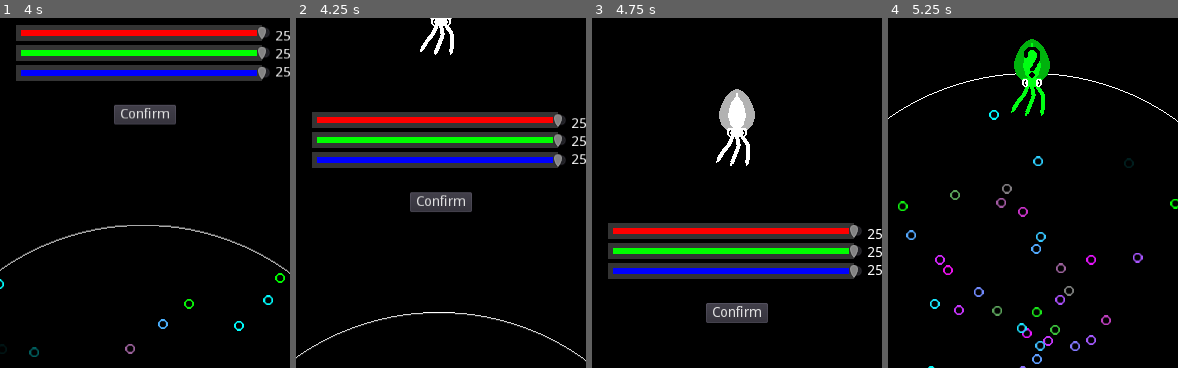
Above: before the commit, frames 1-4 (left to right).
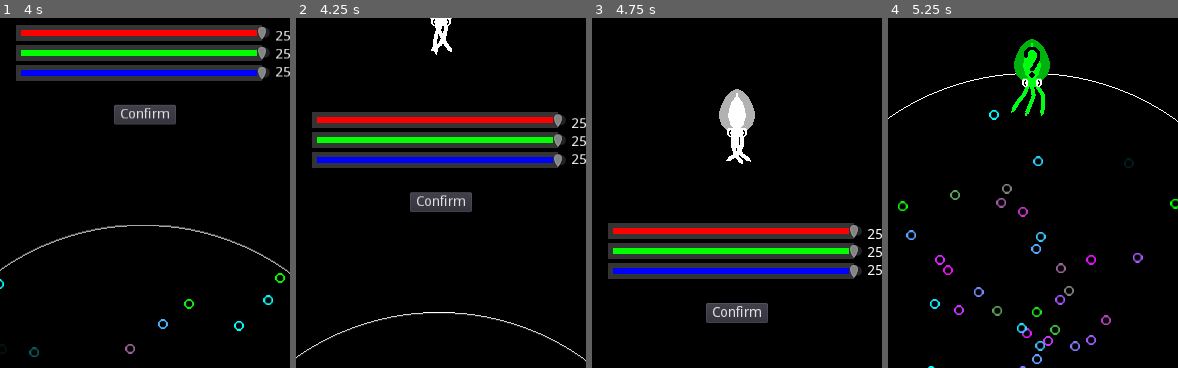
Above: after the commit, the same moments.

Repository: the-alex-g/NetworkedSquidGame
Game: Godot game, scene res://PlayerIntegration/Lobby/Lobby.tscn
Two runs of this game, one before a commit and one after it. Both use one fixed random seed, a clock stepped at 60 frames per second and the inputs below.
Inputs:
- Up to frame 1 (4 s): hold D (clockwise) 0.53-1.28 s; tap A (counterclockwise) at 1.35 s; tap Space (shoot) at 2.1 s; tap D (clockwise) at 2.85 s; click "Host" at 3.5 s
- Up to frame 2 (4.25 s): no input
- Up to frame 3 (4.75 s): click "Confirm" at 4.25 s
- Up to frame 4 (5.25 s): click "Confirm" at 5 s
The pictures show only the part of the screen within x 25-75%, y 6-56%; the shares and areas given below are measured in that part.

Frame 1 is identical in both runs. In frame 2, 0.4% of the frame differs, in the area x 42-55%, y 2-11%; in frame 3, 0.4%, in the area x 42-55%, y 34-43%; in frame 4, nothing differs.

Commit message:
Add score mechanism

Diff:
--- a/project/Game/Player/Player.gd
+++ b/project/Game/Player/Player.gd
@@ -42,6 +42,7 @@
 			var new_blend = current_blend + delta*blend_amount
 			_animation_player.set("parameters/Blend2/blend_amount", new_blend)
 	if is_network_master():
+		$Label.text = str(Global.score[id]) if Global.score.has(id) else "0"
 		var direction := 0.0
 		if Input.is_action_pressed("counterclockwise"):
 			direction -= 1.0
@@ -75,3 +76,8 @@
 	invincible = true
 	$Tween.interpolate_property(self, "alpha_value", null, 0.5, 0.5)
 	$Tween.start()
+
+func _on_Player_area_entered(area):
+	if area is Bullet and not invincible:
+		if area.player_who_shot != id:
+			Global.update_score(id)
--- a/project/Game/Player/Player.tscn
+++ b/project/Game/Player/Player.tscn
@@ -166,5 +166,15 @@
 autostart = true
 
 [node name="Tween" type="Tween" parent="."]
+
+[node name="Label" type="Label" parent="."]
+margin_left = -7.55957
+margin_top = -312.46
+margin_right = 32.4404
+margin_bottom = -298.46
+__meta__ = {
+"_edit_use_anchors_": false
+}
+[connection signal="area_entered" from="." to="." method="_on_Player_area_entered"]
 [connection signal="timeout" from="Timer" to="." method="_on_Timer_timeout"]
 [connection signal="timeout" from="InvincibilityTimer" to="." method="_on_InvincibilityTimer_timeout"]
--- a/project/Global.gd
+++ b/project/Global.gd
@@ -4,6 +4,7 @@
 var player_ids := []
 var player_colors := {}
 var colors := []
+var score := {}
 var id:int
 
 sync func set_player_color(player_id:int, color:Color):
@@ -20,3 +21,9 @@
 sync func remove_player(player_id:int):
 	player_ids.erase(player_id)
 	_error = player_colors.erase(player_id)
+
+func update_score(id):
+	if score.has(id):
+		score[id] += 1
+	else:
+		score[id] = 1
--- a/project/PlayerIntegration/PlayerGeneration/ColorSelector.gd
+++ b/project/PlayerIntegration/PlayerGeneration/ColorSelector.gd
@@ -14,6 +14,9 @@
 var color := Color(0,0,0,1)
 var _error
 
+func _ready():
+	$AnimationPlayer.play("Wave_Arms")
+
 func _process(_delta):
 	_rvalue.text = str(_red_slider.value)
 	_bvalue.text = str(_blue_slider.value)
--- a/project/PlayerIntegration/PlayerGeneration/ColorSelector.tscn
+++ b/project/PlayerIntegration/PlayerGeneration/ColorSelector.tscn
@@ -1,7 +1,8 @@
-[gd_scene load_steps=6 format=2]
+[gd_scene load_steps=7 format=2]
 
 [ext_resource path="res://PlayerIntegration/PlayerGeneration/ColorSelector.gd" type="Script" id=1]
 [ext_resource path="res://Art/SquidBody.tscn" type="PackedScene" id=2]
+[ext_resource path="res://Wave_Arms.tres" type="Animation" id=3]
 
 [sub_resource type="StyleBoxFlat" id=1]
 bg_color = Color( 1, 0, 0, 1 )
@@ -59,7 +60,6 @@
 custom_styles/grabber_area_highlight = SubResource( 1 )
 custom_styles/grabber_area = SubResource( 1 )
 max_value = 255.0
-step = 1.0
 value = 255.0
 __meta__ = {
 "_edit_use_anchors_": false
@@ -72,7 +72,6 @@
 custom_styles/grabber_area_highlight = SubResource( 2 )
 custom_styles/grabber_area = SubResource( 2 )
 max_value = 255.0
-step = 1.0
 value = 255.0
 __meta__ = {
 "_edit_use_anchors_": false
@@ -85,7 +84,6 @@
 custom_styles/grabber_area_highlight = SubResource( 3 )
 custom_styles/grabber_area = SubResource( 3 )
 max_value = 255.0
-step = 1.0
 value = 255.0
 __meta__ = {
 "_edit_use_anchors_": false
@@ -138,4 +136,7 @@
 
 [node name="SquidBody" parent="." instance=ExtResource( 2 )]
 position = Vector2( 350, 400 )
+
+[node name="AnimationPlayer" type="AnimationPlayer" parent="."]
+anims/Wave_Arms = ExtResource( 3 )
 [connection signal="pressed" from="ConfirmButton" to="." method="_on_ConfirmButton_pressed"]
